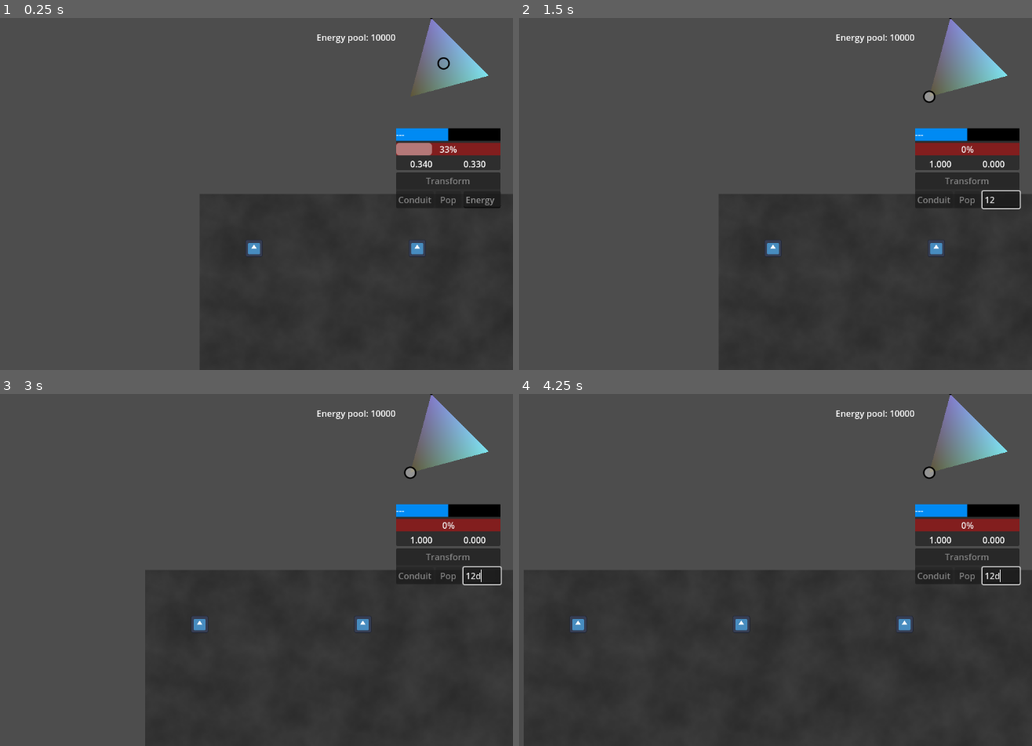
Above: before the commit, frames 1-4 (two rows, left to right).
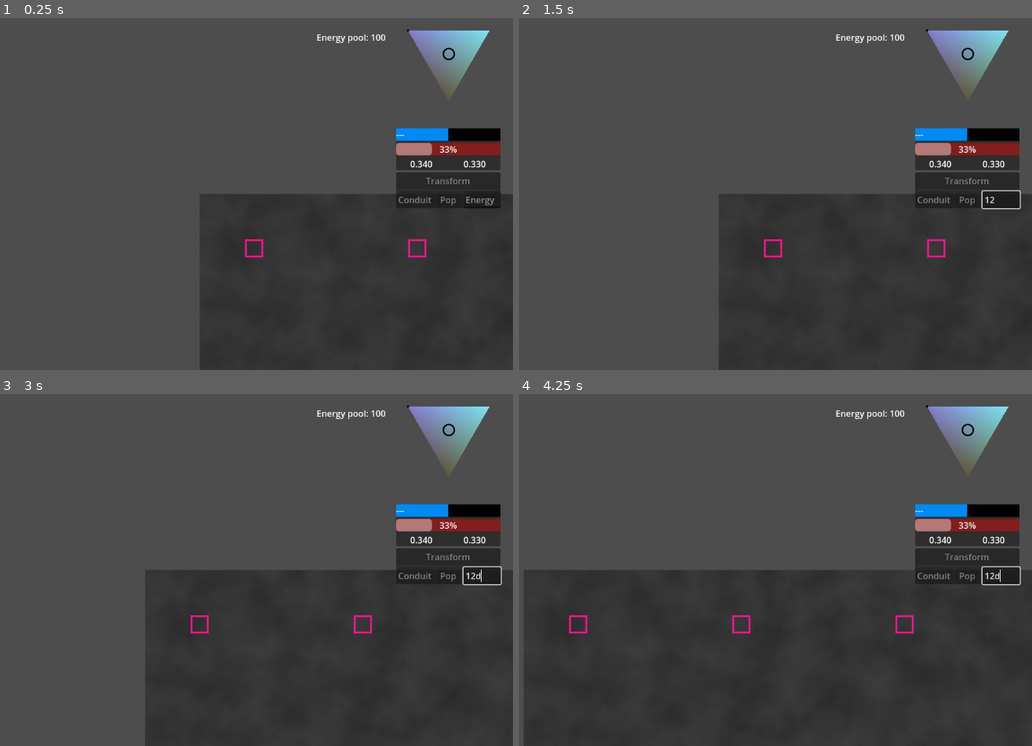
Above: after the commit, the same moments.

Repository: helmasur/conduit_rts
Game: Godot game, scene res://main.tscn
The game is run twice, just before and just after one commit, with the same random seed, the same clock (stepped at 60 frames per second) and the same inputs. The engine's default icon, where the game draws it, is replaced by a stand-in: a white triangle on a blue panel in a dark square.
Inputs (mouse positions are in pixels of both pictures, inside the frame that each line leads up to):
- Up to frame 1 (0.25 s): no input
- Up to frame 2 (1.5 s): click (1001, 201) at 0.52 s; type "12" at 0.6 s; tap Enter at 1.25 s; drag from (949, 74) to (775, 246) at 1.27 s
- Up to frame 3 (3 s): tap Space at 2 s; drag from (71, 587) to (256, 622) at 2.02 s; tap Enter at 2.75 s; move the mouse to (261, 492) at 2.77 s; hold D (move_right) from 2.78 s (still down)
- Up to frame 4 (4.25 s): release D (move_right) at 3.5 s; drag from (688, 640) to (529, 517) at 3.52 s

The runs differ from the first frame. In frame 1, 2.1% of the frame differs, in the area x 47-96%, y 0-69%; in frame 2, 2.5%; in frame 3, 2.5%; in frame 4, 2.7%, in the area x 9-96%, y 0-69%.

Commit message:
player node, unit toroid draw

Diff:
--- a/global_game_state.gd
+++ b/global_game_state.gd
@@ -1,4 +1 @@
 extends Node
-
-var player_energy = 10000
-var world_size = Vector2(2048, 2048)
--- a/gui.gd
+++ b/gui.gd
@@ -26,7 +26,7 @@
 		%Energy_prog.value = selected_unit.energy / selected_unit.target_energy
 		%Health.value = selected_unit.health_current / selected_unit.health
 		%Power.text = "%.3f" % selected_unit.power
-		%Speed.text = "%.3f" % selected_unit.speed
+		%Speed.text = "%.3f" % UnitAttributes.get_speed_value(selected_unit)
 		%TriCon.set_point(selected_unit.health_prop, selected_unit.power_prop, selected_unit.speed_prop)
 
 
--- a/gui/player_energy.gd
+++ b/gui/player_energy.gd
@@ -1,4 +1,4 @@
 extends Label
 
 func _process(_delta: float) -> void:
-	text = "Energy pool: " + str(GlobalGameState.player_energy)
+	text = "Energy pool: " + str(%Player.player_energy)
--- a/main.tscn
+++ b/main.tscn
@@ -2,7 +2,7 @@
 
 [ext_resource type="Script" uid="uid://bpcluqkphkhrp" path="res://main.gd" id="1_h2yge"]
 [ext_resource type="Script" uid="uid://c4vf68rbxq658" path="res://camera_2d.gd" id="2_0xm2m"]
-[ext_resource type="Script" uid="uid://cnd6yet61fs7x" path="res://test.gd" id="4_1bvp3"]
+[ext_resource type="Script" uid="uid://cnd6yet61fs7x" path="res://player.gd" id="2_7mycd"]
 [ext_resource type="Script" uid="uid://bcp3gus4vjqtc" path="res://gui.gd" id="4_lquwl"]
 [ext_resource type="Script" uid="uid://sk07ba72nrfg" path="res://gui/player_energy.gd" id="5_7mycd"]
 [ext_resource type="Script" uid="uid://chxk5r6puaa35" path="res://TriangleControl.gd" id="5_lquwl"]
@@ -34,8 +34,10 @@
 position = Vector2(1024, 1024)
 texture = SubResource("NoiseTexture2D_1bvp3")
 
-[node name="Test" type="Node2D" parent="."]
-script = ExtResource("4_1bvp3")
+[node name="Player" type="Node2D" parent="."]
+unique_name_in_owner = true
+script = ExtResource("2_7mycd")
+player_energy = 100
 
 [node name="Camera2D" type="Camera2D" parent="."]
 script = ExtResource("2_0xm2m")
@@ -49,10 +51,11 @@
 anchors_preset = 1
 anchor_left = 1.0
 anchor_right = 1.0
-offset_left = -150.0
-offset_bottom = 150.0
+offset_left = -193.0
+offset_top = 23.0
+offset_right = -43.0
+offset_bottom = 173.0
 grow_horizontal = 0
-rotation = 0.785398
 size_flags_horizontal = 4
 size_flags_vertical = 4
 script = ExtResource("5_lquwl")
--- a/test.gd
+++ b/player.gd
@@ -1,4 +1,8 @@
 extends Node2D
+
+@export var player_color: Color = Color.DEEP_PINK
+@export var player_energy = 10000
+@export var world_size = Vector2(2048, 2048)
 
 func _ready() -> void:
 	get_parent().print_tree()
--- a/unit.gd
+++ b/unit.gd
@@ -13,7 +13,7 @@
 var health: float
 var health_current: float = 1
 var power: float
-var speed: float
+#var speed: float
 
 @export var health_prop: float = 0.5
 @export var power_prop: float = 0.2
@@ -113,14 +113,29 @@
 
 	UnitAttributes.update_proportions(self, delta)
 
-	fsf = Utils.calc_free_space_factor(global_position)
+	fsf = Utils.calc_free_space_factor(global_position, get_parent().world_size)
 	queue_redraw()
 
 func _draw() -> void:
+	var size = 30.0
+	var rect = Rect2(Vector2(-size/2, -size/2), Vector2(size, size))
+	var color = get_parent().player_color
+
+	# Rita original
+	draw_rect(rect, color, false, 2.0, true)
+
+	# Rita 8 kopior
+	var world_size = get_parent().world_size
+	for offset in Utils.get_toroid_offsets(world_size):
+		draw_set_transform(offset)
+		draw_rect(rect, color, false, 2.0, true)
+
+	# Återställ transform (för säkerhets skull)
+	draw_set_transform(Vector2.ZERO)
+
 	if is_selected:
-		var size = 30.0
-		var rect = Rect2(Vector2(-size/2, -size/2), Vector2(size, size))
-		draw_rect(rect, Color(0,1,0), false, 2.0)
+		rect = Rect2(Vector2(-size/2-3, -size/2-3), Vector2(size+6, size+6))
+		draw_rect(rect, Color.BEIGE, false, -1)
 		draw_circle(Vector2.ZERO, fsf*300, Color.FLORAL_WHITE, false, -1.0, false) #ingen AA för width <0
 
 func handle_state_machine(delta: float) -> void:
@@ -129,7 +144,7 @@
 			match conduit_mode:
 				UnitShared.ConduitMode.COLLECTING:
 					#UnitCollect.handle_collect_state(self, delta)
-					var space_factor = Utils.calc_free_space_factor(global_position)
+					var space_factor = Utils.calc_free_space_factor(global_position, get_parent().world_size)
 					var collected_amount = space_factor * base_collect_rate * delta
 					GlobalGameState.player_energy += collected_amount
 				UnitShared.ConduitMode.BUILDING:
--- a/unit.tscn
+++ b/unit.tscn
@@ -1,7 +1,6 @@
-[gd_scene load_steps=5 format=3 uid="uid://bxnd7hcypruou"]
+[gd_scene load_steps=4 format=3 uid="uid://bxnd7hcypruou"]
 
 [ext_resource type="Script" uid="uid://3lfq38iin0t7" path="res://unit.gd" id="1_ctwoc"]
-[ext_resource type="Texture2D" uid="uid://dqcru6qg2a3f0" path="res://icon.svg" id="3_davkp"]
 
 [sub_resource type="RectangleShape2D" id="RectangleShape2D_ctwoc"]
 size = Vector2(32, 32)
@@ -11,11 +10,8 @@
 
 [node name="Unit" type="CharacterBody2D"]
 motion_mode = 1
+wall_min_slide_angle = 0.0
 script = ExtResource("1_ctwoc")
-
-[node name="Sprite2D" type="Sprite2D" parent="."]
-scale = Vector2(0.25, 0.25)
-texture = ExtResource("3_davkp")
 
 [node name="CollisionShape2D" type="CollisionShape2D" parent="."]
 visible = false
--- a/utils.gd
+++ b/utils.gd
@@ -27,15 +27,27 @@
 
 # Funktion för att räkna ut ett "free space factor" baserat på avståndet till andra enheter,
 # anpassat för en toroid värld (2048x2048).
-func calc_free_space_factor(pos: Vector2) -> float:
-	var dist_max = sqrt(2.0) * GlobalGameState.world_size.x / 2.0
+func calc_free_space_factor(pos: Vector2, world_size: Vector2) -> float:
+	var dist_max = sqrt(2.0) * world_size.x / 2.0
 	var fsf = 1.0
 	var units = get_tree().get_nodes_in_group("units")
 
 	for unit in units:
 		if pos != unit.global_position:  # Hoppa över oss själva
-			var dist = toroid_distance(pos, unit.global_position, GlobalGameState.world_size)
+			var dist = toroid_distance(pos, unit.global_position, world_size)
 			fsf += 1 - (dist / dist_max)
 	fsf = 1.0 / fsf
 	fsf = sin(fsf*PI/2.0)
 	return fsf
+
+static func get_toroid_offsets(world_size: Vector2) -> Array[Vector2]:
+	return [
+		Vector2(-world_size.x, -world_size.y),
+		Vector2(0, -world_size.y),
+		Vector2(world_size.x, -world_size.y),
+		Vector2(-world_size.x, 0),
+		Vector2(world_size.x, 0),
+		Vector2(-world_size.x, world_size.y),
+		Vector2(0, world_size.y),
+		Vector2(world_size.x, world_size.y),
+	]
Not shown, removed: test.gd.uid
